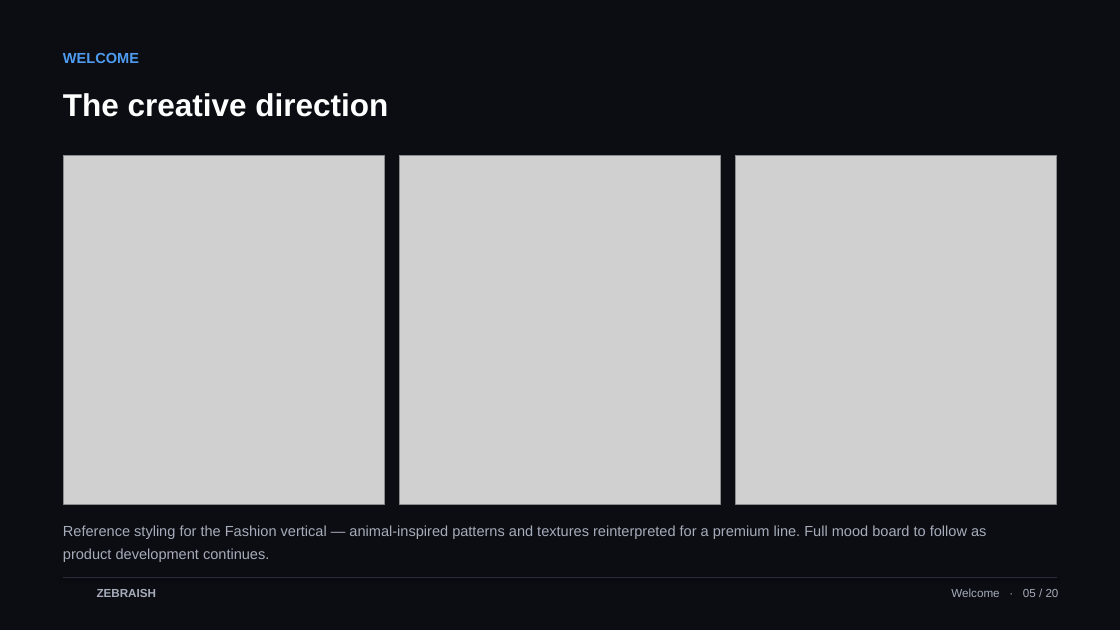
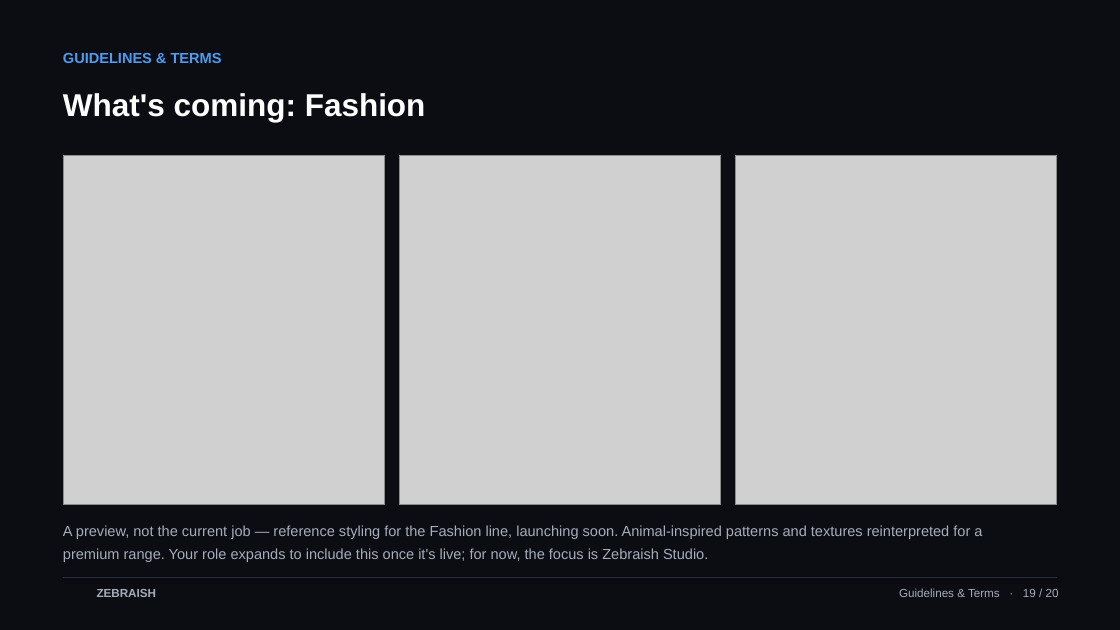
Before and after one commit to TheApeAcademy/ZEBRAISH-, a slide deck: slide 19 of zebraish-christian-onboarding-en.pptx (slide 5 before the commit). Drawn at 1120x630 pixels with LibreOffice and Linux fonts; fonts in the diff are those of the drawing; grey boxes stand for pictures; background and template pictures are left out. Boxes give left, top, right and bottom in pixels: in the first picture for what was removed or moved away, otherwise in the second. Text is boxed around its words. In the diff, an @@ line names an element or a change of style, - is before the commit and + after.

```diff
--- a/zebraish-christian-onboarding-en.pptx
+++ b/zebraish-christian-onboarding-en.pptx
@@ text at <box>63,53,222,63</box>: text changed @@
-WELCOME
+GUIDELINES & TERMS
@@ text at <box>63,93,426,122</box>: text changed @@
-The creative direction
+What's coming: Fashion
@@ text at <box>63,525,982,562</box>: text changed @@
-Reference styling for the Fashion vertical — animal-inspired patterns and textures reinterpreted for a premium line. Full mood board to follow as product development continues.
+A preview, not the current job — reference styling for the Fashion line, launching soon. Animal-inspired patterns and textures reinterpreted for a premium range. Your role expands to include this once it's live; for now, the focus is Zebraish Studio.
@@ text at <box>899,588,1059,597</box>: text changed @@
-Welcome · 05 / 20
+Guidelines & Terms · 19 / 20
```
Also in this commit, not shown: 16 other slides changed, 3 other files.
